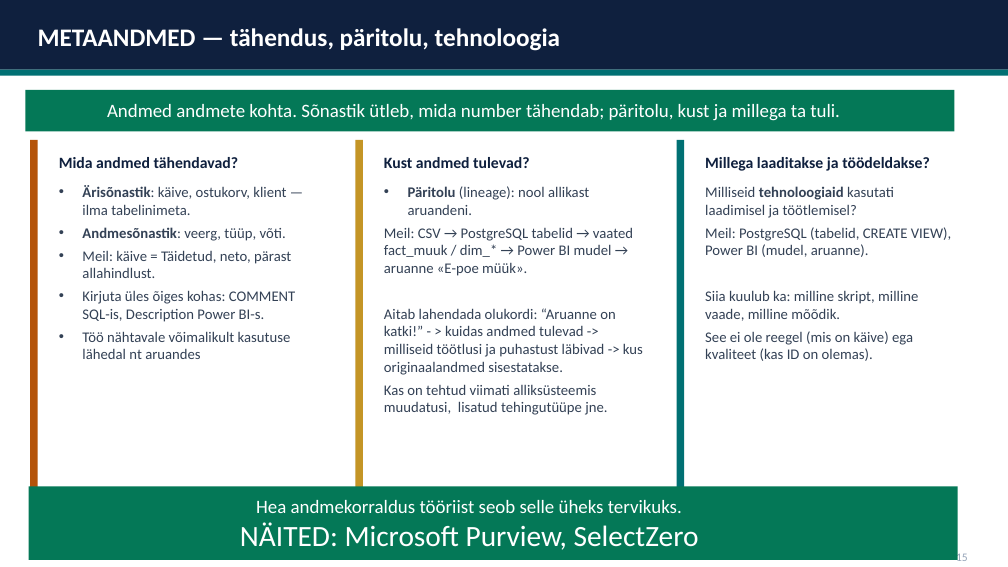
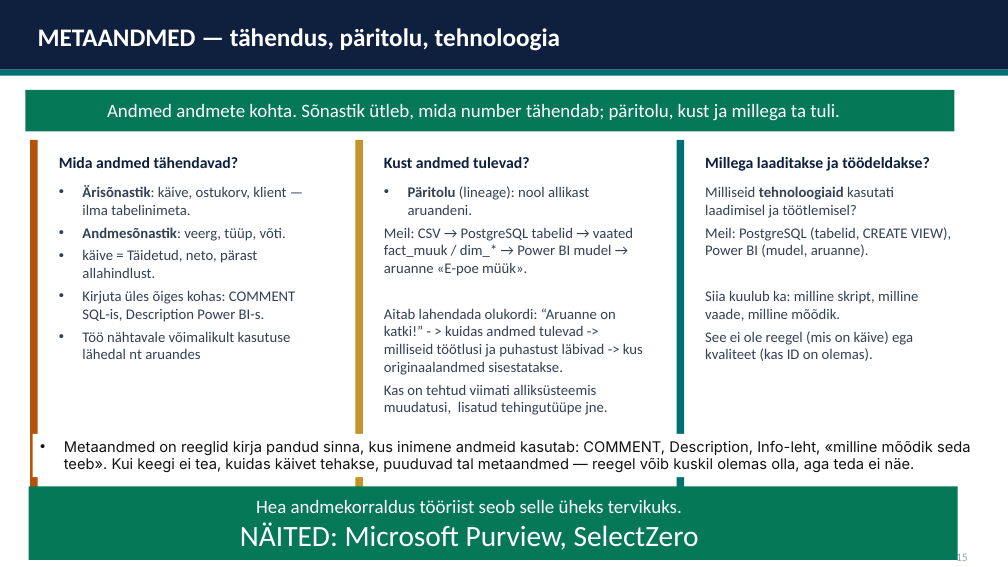
Before and after one commit to emilieabel/andmetarkus, a slide deck: slide 7 of Materjalid/Day10 Andmekaitse/10-paev-andmetarkus-esitlus.pptx. Drawn at 1008x567 pixels with LibreOffice and Linux fonts; fonts in the diff are those of the drawing. Boxes give left, top, right and bottom in pixels: in the first picture for what was removed or moved away, otherwise in the second. Text is boxed around its words. In the diff, an @@ line names an element or a change of style, - is before the commit and + after.

```diff
--- a/Materjalid/Day10 Andmekaitse/10-paev-andmetarkus-esitlus.pptx
+++ b/Materjalid/Day10 Andmekaitse/10-paev-andmetarkus-esitlus.pptx
@@ text at [82,249,257,278]: text changed @@
-• Meil: käive = Täidetud, neto, pärast allahindlust.
+• käive = Täidetud, neto, pärast allahindlust.
@@ text added at [64,441,971,472], 14 pt, text #121212 @@
+• Metaandmed on reeglid kirja pandud sinna, kus inimene andmeid kasutab: COMMENT, Description, Info-leht, «milline mõõdik seda teeb». Kui keegi ei tea, kuidas käivet tehakse, puuduvad tal metaandmed — reegel võib kuskil olemas olla, aga teda ei näe.
```
Also in this commit, not shown: 12 other slides changed, 1 slide added, 1 slide removed, 1 other file.
